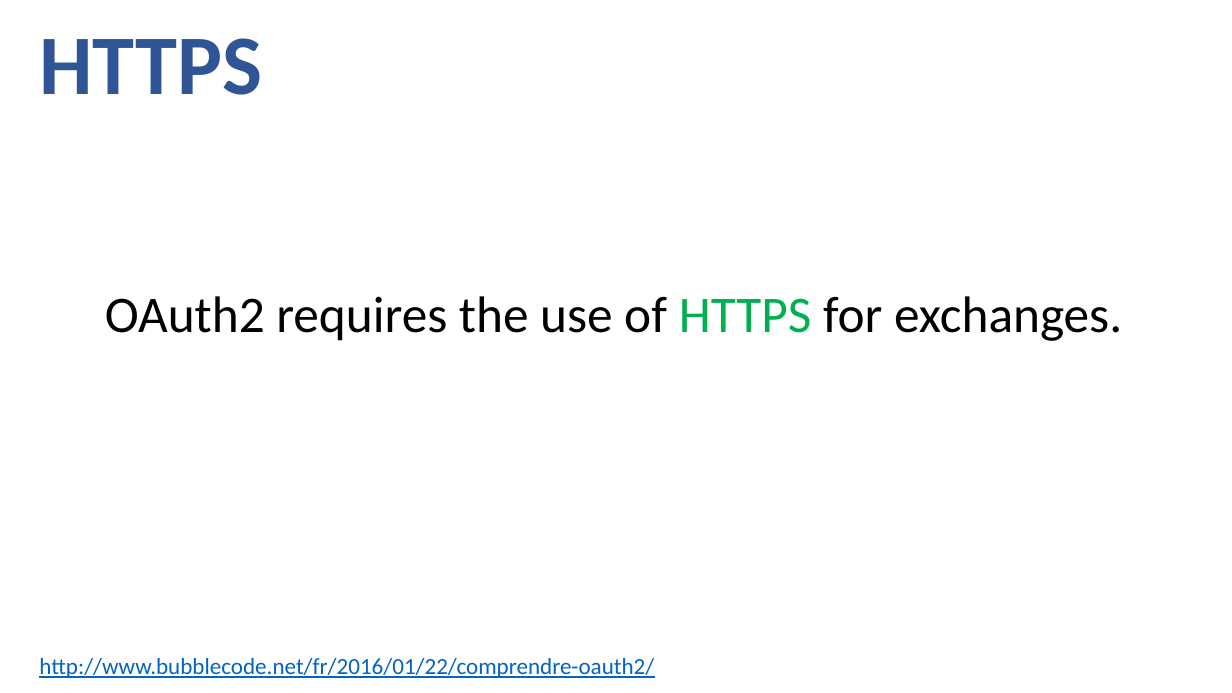
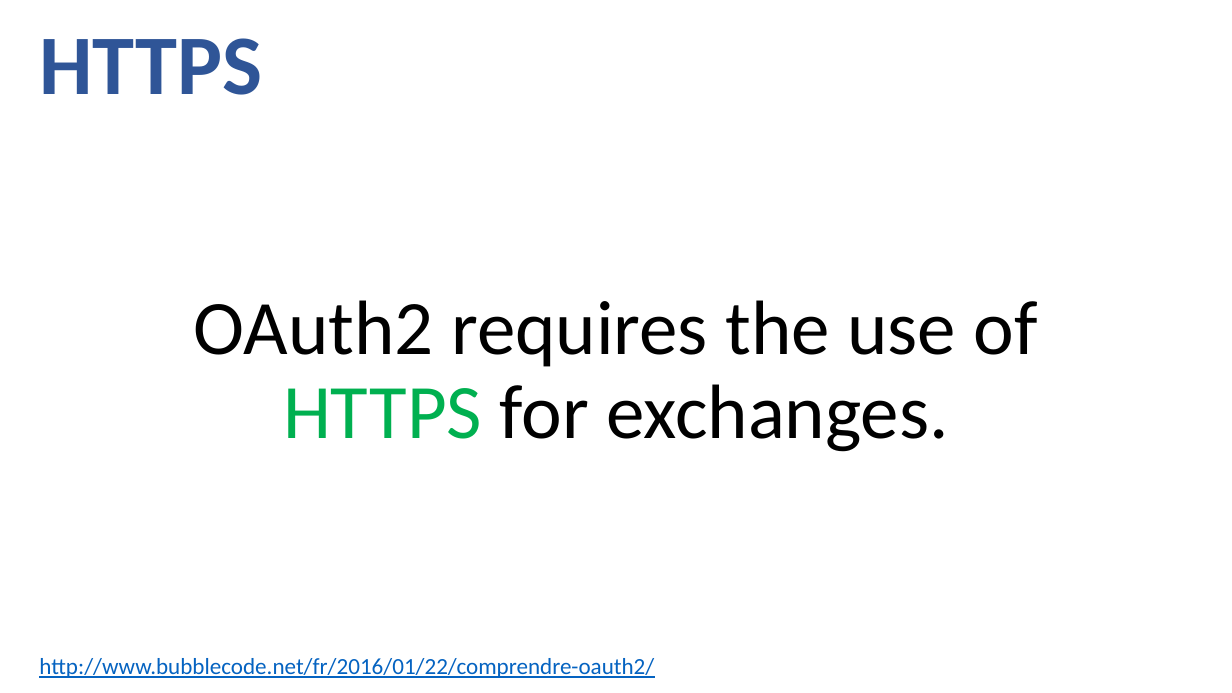
Before and after one commit to guillaume-chervet/course.rest, a slide deck: slide 19 of documentations/OIDC english.pptx (slide 18 before the commit). Drawn at 1232x693 pixels with LibreOffice and Linux fonts; fonts in the diff are those of the drawing. Boxes give left, top, right and bottom in pixels: in the first picture for what was removed or moved away, otherwise in the second. Text is boxed around its words. In the diff, an @@ line names an element or a change of style, - is before the commit and + after.

```diff
--- a/documentations/OIDC english.pptx
+++ b/documentations/OIDC english.pptx
@@ text "OAuth2 requires the use of ..." at (x1=194, y1=300, x2=1038, y2=452): size 40 to 60 pt; alignment left to centre @@
```
Also in this commit, not shown: 7 other slides changed, 15 slides added, 4 slides removed.
